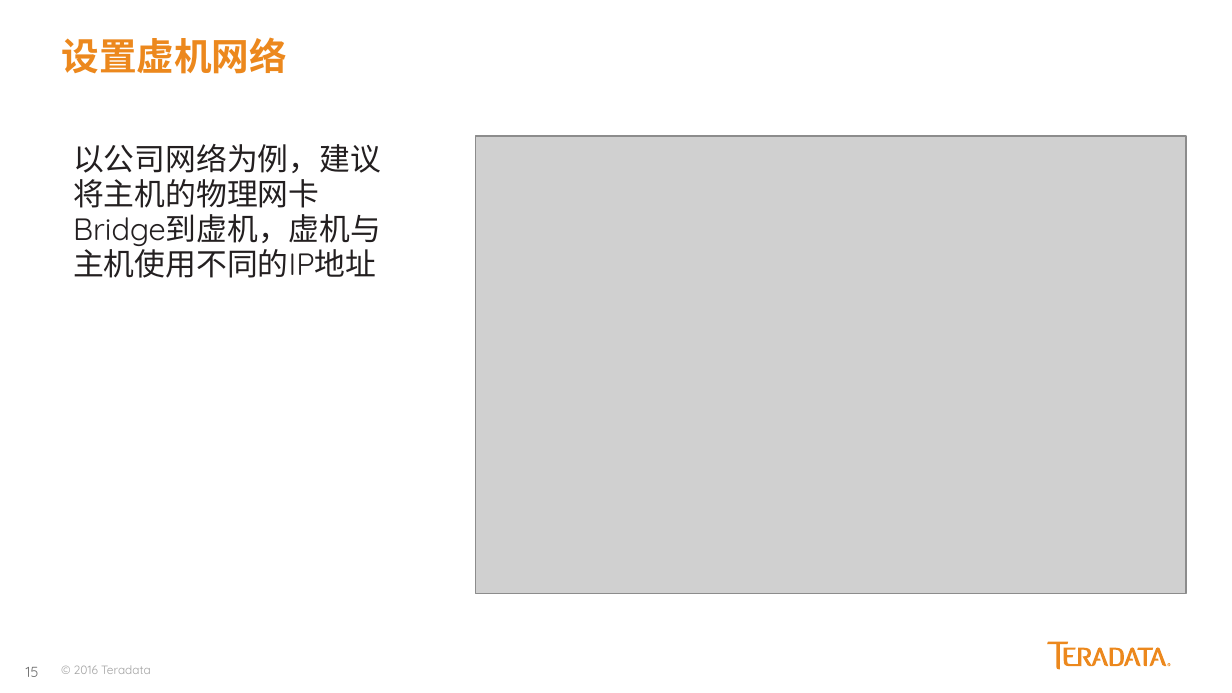
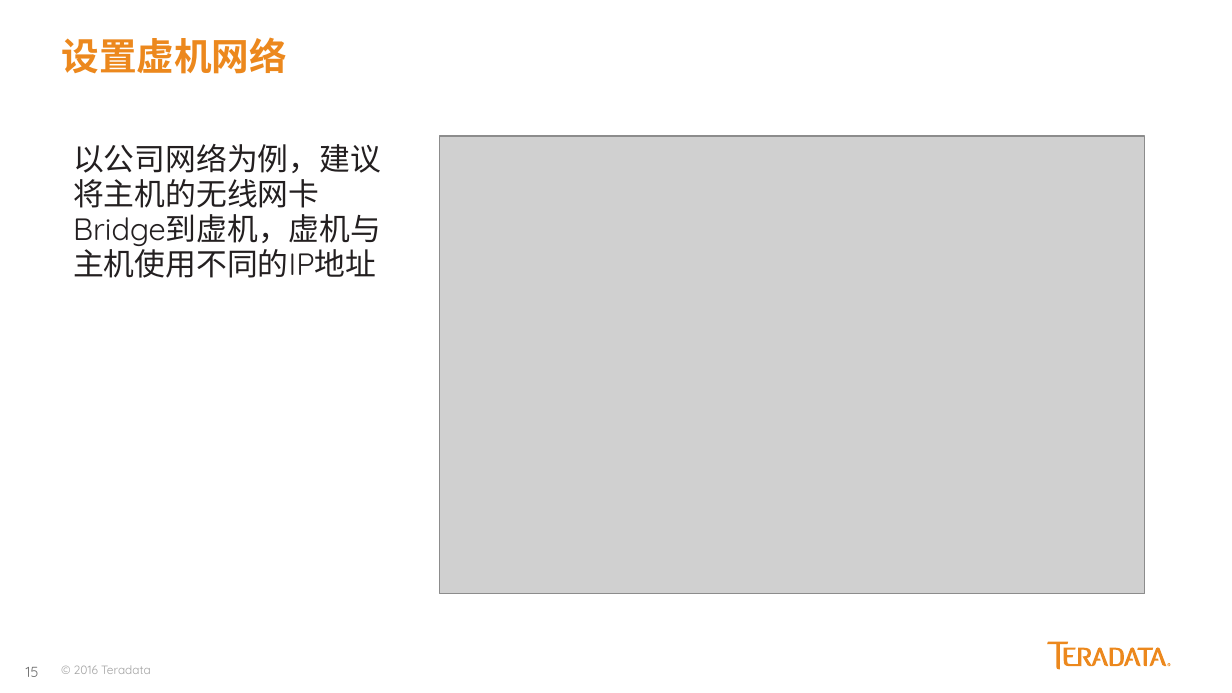
Before and after one commit to yaoran2000/MyTeradata, a slide deck: slide 15 of slides/Kylo配置与使用.pptx. Drawn at 1232x693 pixels with LibreOffice and Linux fonts; fonts in the diff are those of the drawing; grey boxes stand for pictures. Boxes give left, top, right and bottom in pixels: in the first picture for what was removed or moved away, otherwise in the second. Text is boxed around its words. In the diff, an @@ line names an element or a change of style, - is before the commit and + after.

```diff
--- a/slides/Kylo配置与使用.pptx
+++ b/slides/Kylo配置与使用.pptx
@@ text at (x1=73, y1=144, x2=381, y2=278): text changed @@
-以公司网络为例，建议将主机的物理网卡Bridge到虚机，虚机与主机使用不同的IP地址
+以公司网络为例，建议将主机的无线网卡Bridge到虚机，虚机与主机使用不同的IP地址
@@ picture moved from (x1=476, y1=136, x2=1185, y2=594) to (x1=440, y1=136, x2=1146, y2=594) @@
```
Also in this commit, not shown: 3 other slides changed, 9 other files.
